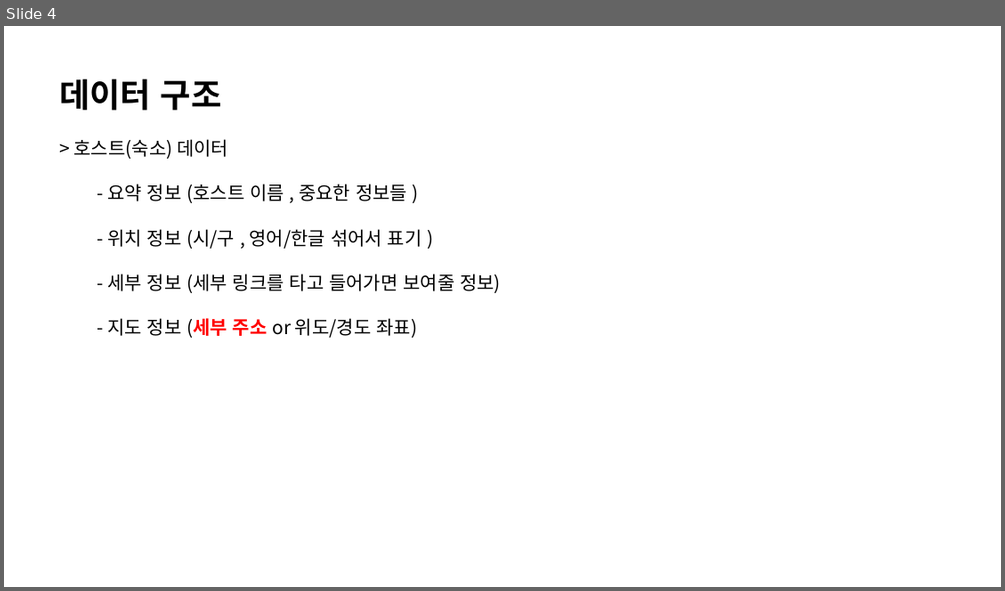
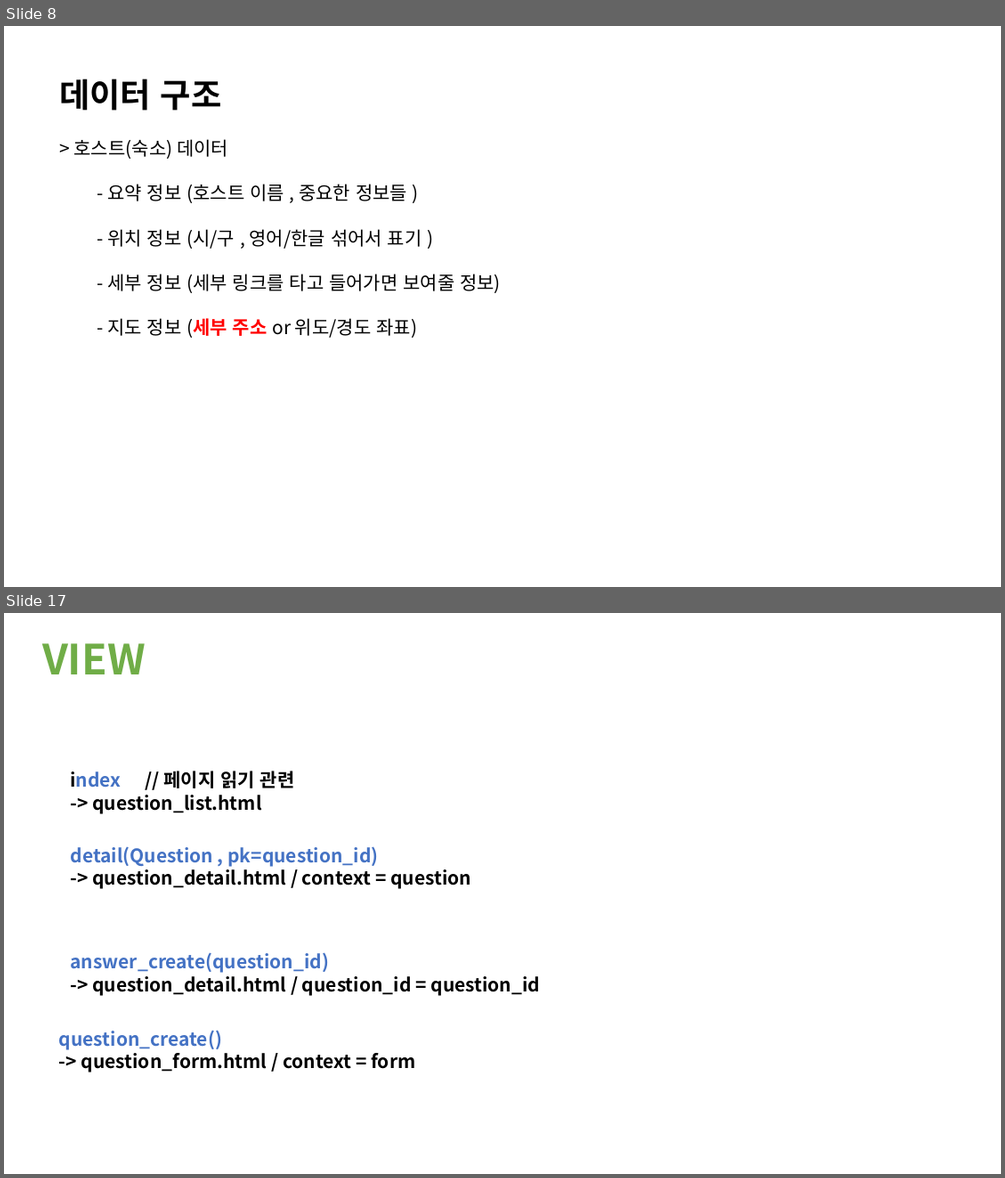
Before and after one commit to bomiiisong/Airbnb, a slide deck: 웹사이트.pptx. Shown one above the other, each under a label of ours: slide 4 before the commit, slides 8 and 17 after it; the slides between them are not shown. The pictures are 1005x591 and 1005x1178 pixels, drawn with LibreOffice and Linux fonts; fonts in the diff are those of the drawing. Boxes give left, top, right and bottom in pixels: in the first picture for what was removed or moved away, otherwise in the second. Text is boxed around its words. In the diff, an @@ line names an element or a change of style, - is before the commit and + after.

```diff
--- a/웹사이트.pptx
+++ b/웹사이트.pptx
@@ slide 17 added at (4,613,1001,1174), background #FFFFFF @@
@@ text added at (42,643,146,674), 40 pt, text #70AD47, bold @@
+VIEW
@@ text added at (71,771,295,814), 18 pt, text #000000, bold @@
+index // 페이지 읽기 관련
+-> question_list.html
@@ text added at (71,846,471,889), 18 pt, text #000000, bold @@
+detail(Question , pk=question_id)
+-> question_detail.html / context = question
@@ text added at (71,952,541,996), 18 pt, text #000000, bold @@
+answer_create(question_id)
+-> question_detail.html / question_id = question_id
@@ text added at (59,1030,415,1072), 18 pt, text #000000, bold @@
+question_create()
+-> question_form.html / context = form
@@ what was slide 4 is now slide 8 @@
```
Also in this commit, not shown: 2 slides changed, 12 other slides added, 29 other files.
